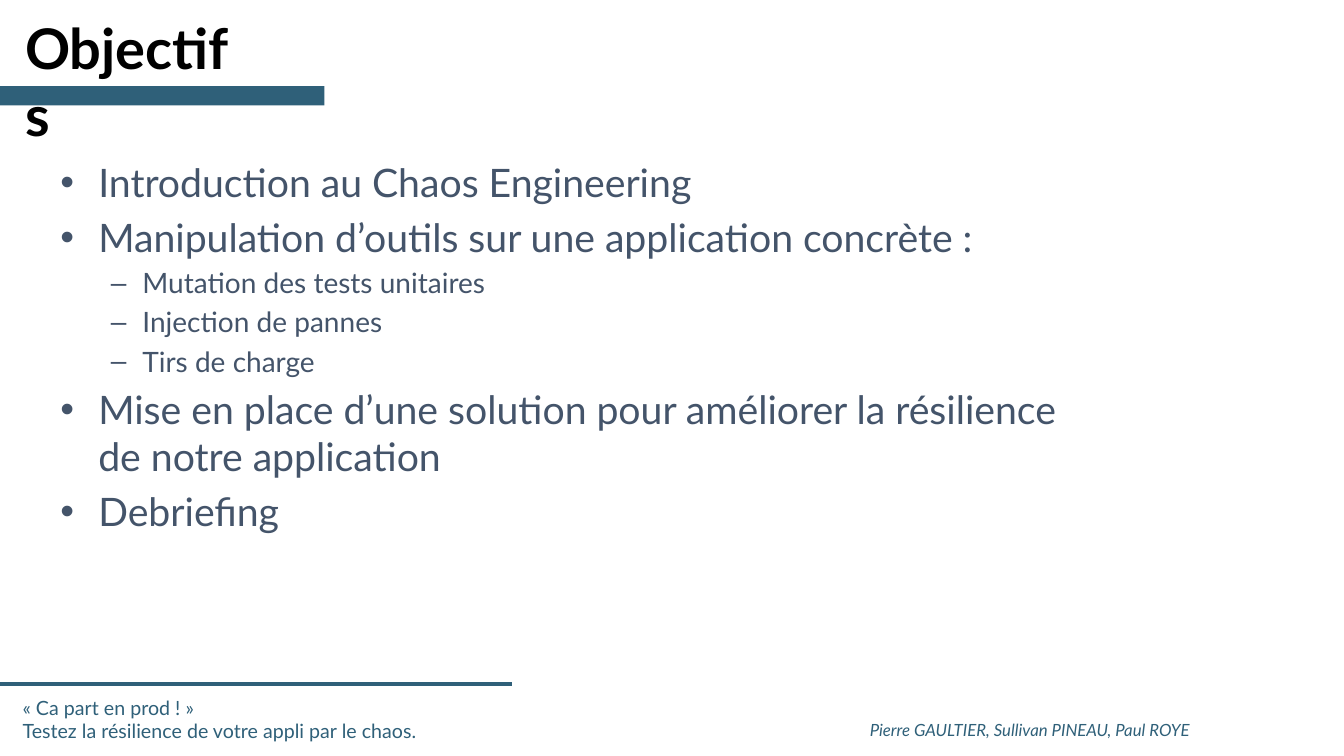
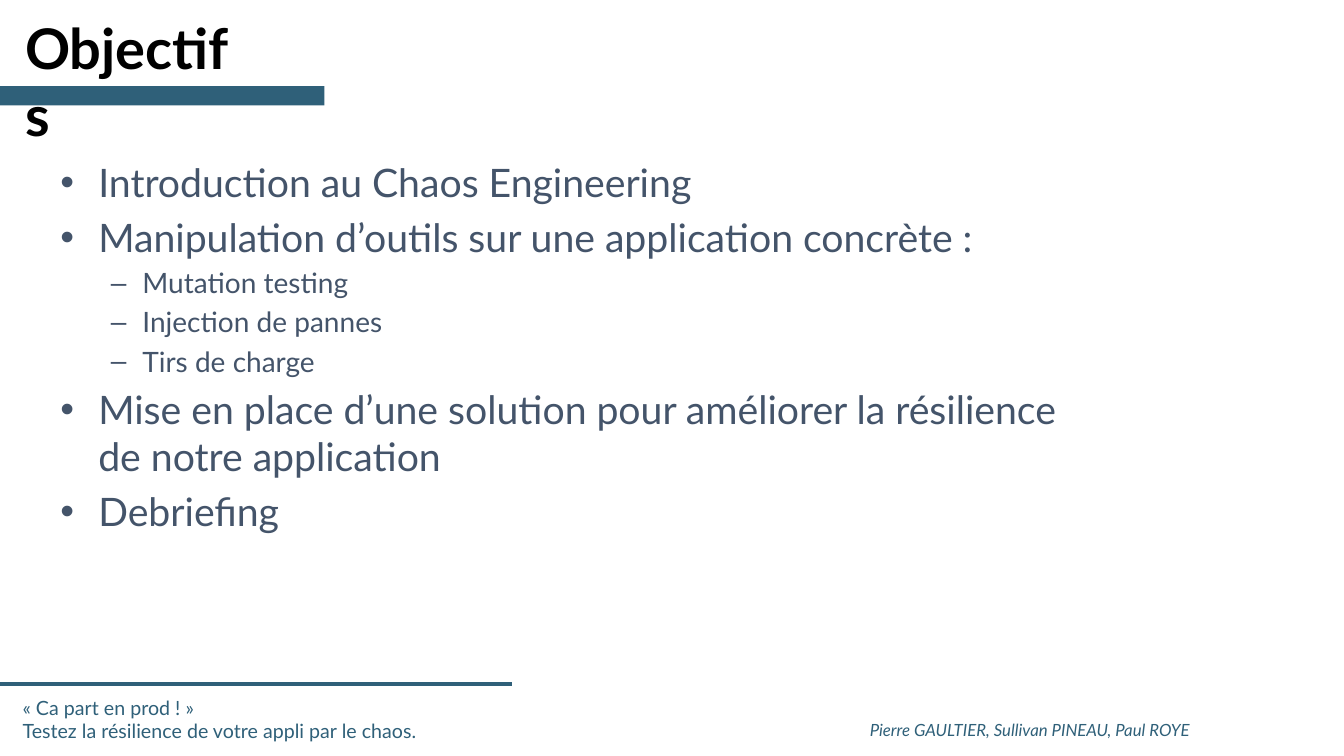
Before and after one commit to SII-Codelab-Chaos/Codelab-Chaos-TP, a slide deck: slide 8 of Hands-On -Chaos - SLIDES.pptx (slide 7 before the commit). Drawn at 1344x756 pixels with LibreOffice and Linux fonts; fonts in the diff are those of the drawing; background and template pictures are left out. Boxes give left, top, right and bottom in pixels: in the first picture for what was removed or moved away, otherwise in the second. Text is boxed around its words. In the diff, an @@ line names an element or a change of style, - is before the commit and + after.

```diff
--- a/Hands-On -Chaos - SLIDES.pptx
+++ b/Hands-On -Chaos - SLIDES.pptx
@@ text at [142,272,348,298]: text changed @@
-  – Mutation des tests unitaires
+  – Mutation testing
```
Also in this commit, not shown: 5 other slides changed, 2 slides added, 2 slides removed.
